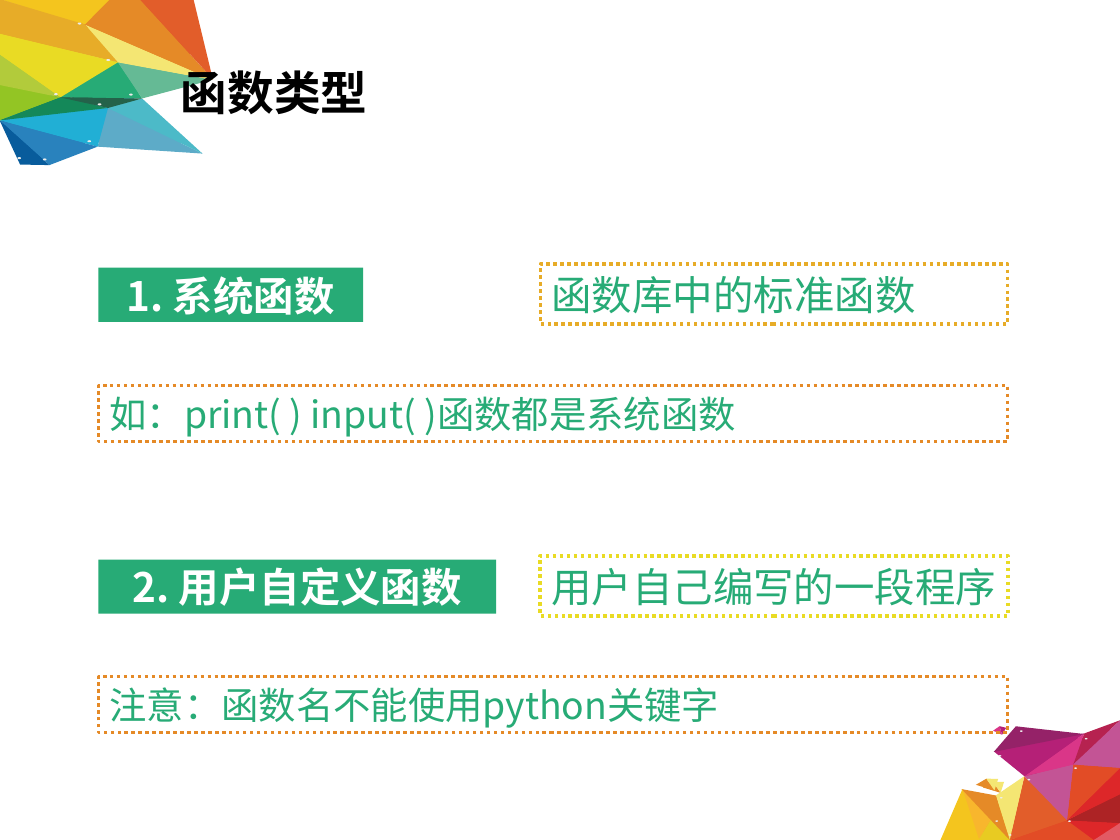
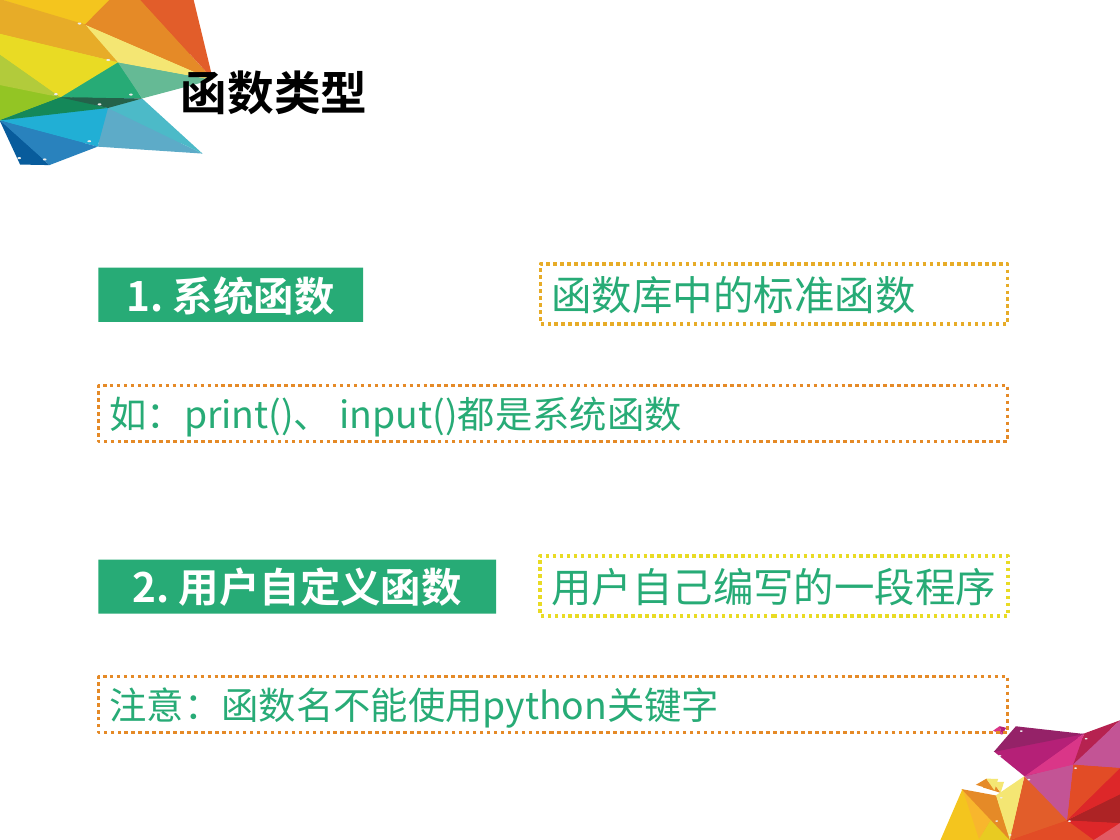
Before and after one commit to hongm32/2020design, a slide deck: slide 5 of 【第07课】2.4可以复用的代码/【第07课】2.4可以复用的代码.ppt. Drawn at 1120x840 pixels with LibreOffice and Linux fonts; fonts in the diff are those of the drawing. Boxes give left, top, right and bottom in pixels: in the first picture for what was removed or moved away, otherwise in the second. Text is boxed around its words. In the diff, an @@ line names an element or a change of style, - is before the commit and + after.

```diff
--- a/【第07课】2.4可以复用的代码/【第07课】2.4可以复用的代码.ppt
+++ b/【第07课】2.4可以复用的代码/【第07课】2.4可以复用的代码.ppt
@@ text in rectangle at (109,396,682,437): text changed @@
-如：print( ) input( )函数都是系统函数
+如：print()、 input()都是系统函数
```
Also in this commit, not shown: 5 other slides changed, 1 slide added, 1 slide removed, 3 other files.
